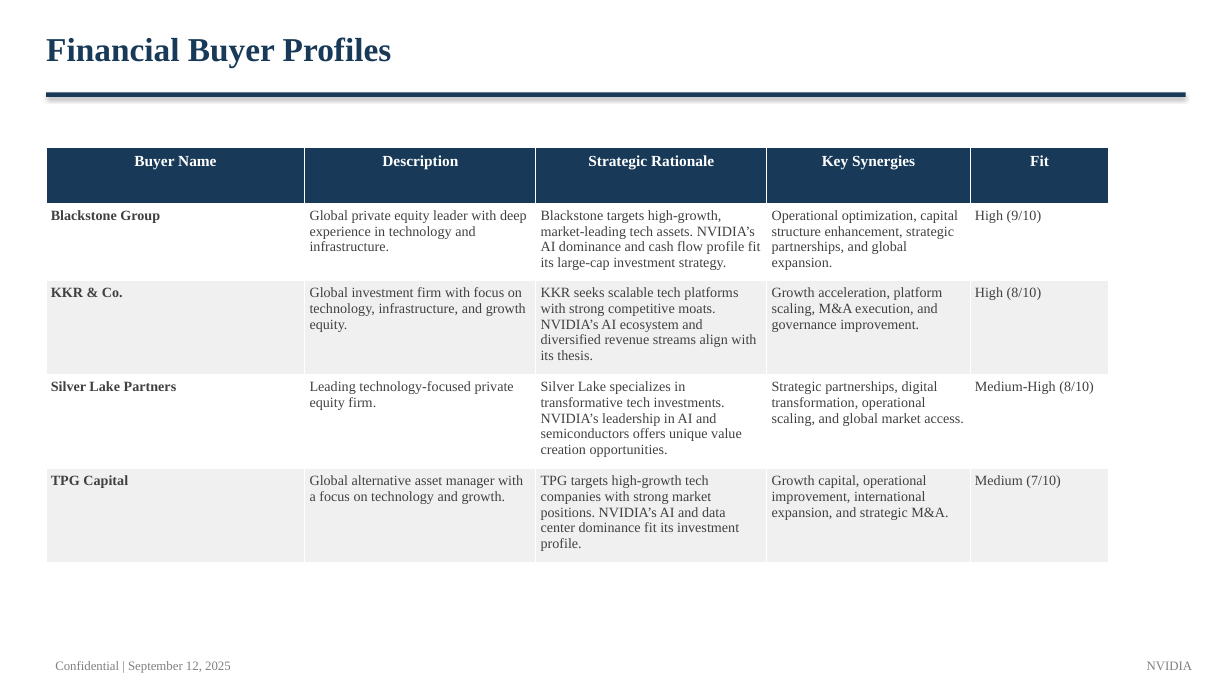
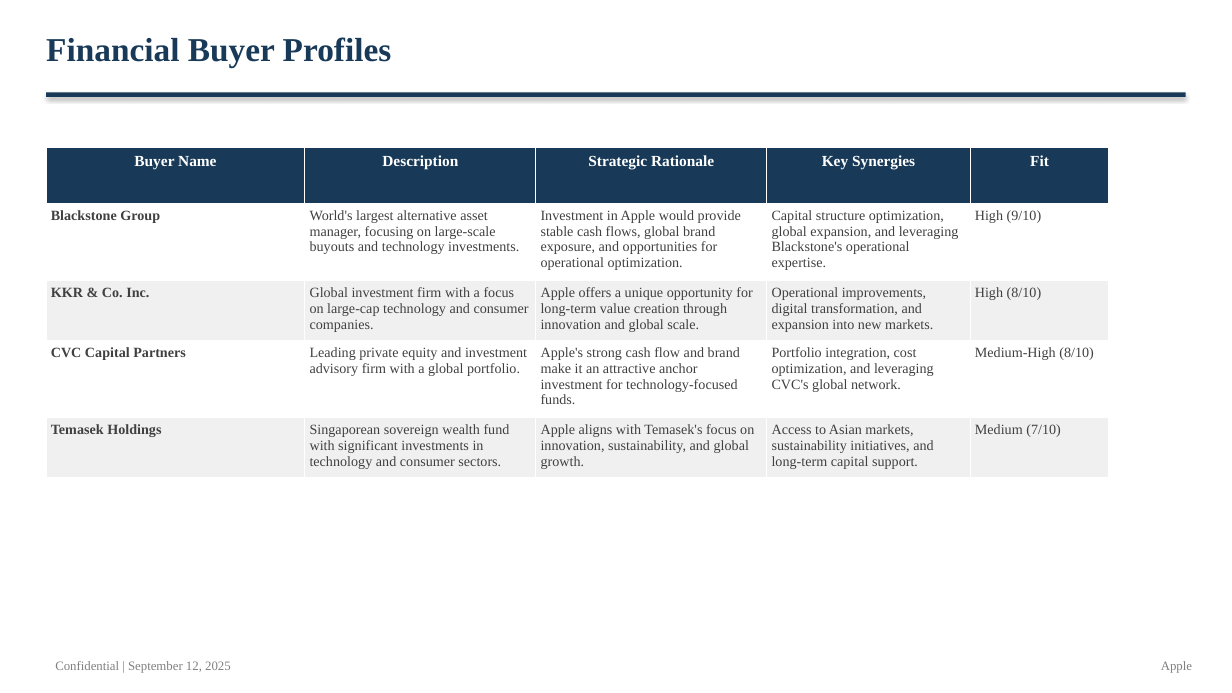
Before and after one commit to alinvb/slide_generator, a slide deck: slide 10 of output_presentation.pptx (slide 13 before the commit). Drawn at 1232x693 pixels with LibreOffice and Linux fonts; fonts in the diff are those of the drawing. Boxes give left, top, right and bottom in pixels: in the first picture for what was removed or moved away, otherwise in the second. Text is boxed around its words. In the diff, an @@ line names an element or a change of style, - is before the commit and + after.

```diff
--- a/output_presentation.pptx
+++ b/output_presentation.pptx
@@ table at [46, 148, 1109, 473] @@
-row 2: Blackstone Group | Global private equity leader with deep experience in technology and infrastructure. | Blackstone targets high-growth, market-leading tech assets. NVIDIA’s AI dominance and cash flow profile fit its large-cap investment strategy. | Operational optimization, capital structure enhancement, strategic partnerships, and global expansion. | High (9/10)
+row 2: Blackstone Group | World's largest alternative asset manager, focusing on large-scale buyouts and technology investments. | Investment in Apple would provide stable cash flows, global brand exposure, and opportunities for operational optimization. | Capital structure optimization, global expansion, and leveraging Blackstone's operational expertise. | High (9/10)
-row 3: KKR & Co. | Global investment firm with focus on technology, infrastructure, and growth equity. | KKR seeks scalable tech platforms with strong competitive moats. NVIDIA’s AI ecosystem and diversified revenue streams align with its thesis. | Growth acceleration, platform scaling, M&A execution, and governance improvement. | High (8/10)
+row 3: KKR & Co. Inc. | Global investment firm with a focus on large-cap technology and consumer companies. | Apple offers a unique opportunity for long-term value creation through innovation and global scale. | Operational improvements, digital transformation, and expansion into new markets. | High (8/10)
-row 4: Silver Lake Partners | Leading technology-focused private equity firm. | Silver Lake specializes in transformative tech investments. NVIDIA’s leadership in AI and semiconductors offers unique value creation opportunities. | Strategic partnerships, digital transformation, operational scaling, and global market access. | Medium-High (8/10)
+row 4: CVC Capital Partners | Leading private equity and investment advisory firm with a global portfolio. | Apple's strong cash flow and brand make it an attractive anchor investment for technology-focused funds. | Portfolio integration, cost optimization, and leveraging CVC's global network. | Medium-High (8/10)
-row 5: TPG Capital | Global alternative asset manager with a focus on technology and growth. | TPG targets high-growth tech companies with strong market positions. NVIDIA’s AI and data center dominance fit its investment profile. | Growth capital, operational improvement, international expansion, and strategic M&A. | Medium (7/10)
+row 5: Temasek Holdings | Singaporean sovereign wealth fund with significant investments in technology and consumer sectors. | Apple aligns with Temasek's focus on innovation, sustainability, and global growth. | Access to Asian markets, sustainability initiatives, and long-term capital support. | Medium (7/10)
@@ text at [1161, 661, 1192, 673]: text changed @@
-NVIDIA
+Apple
```
Also in this commit, not shown: 9 other slides changed, 4 slides added, 8 slides removed, 13 other files.
